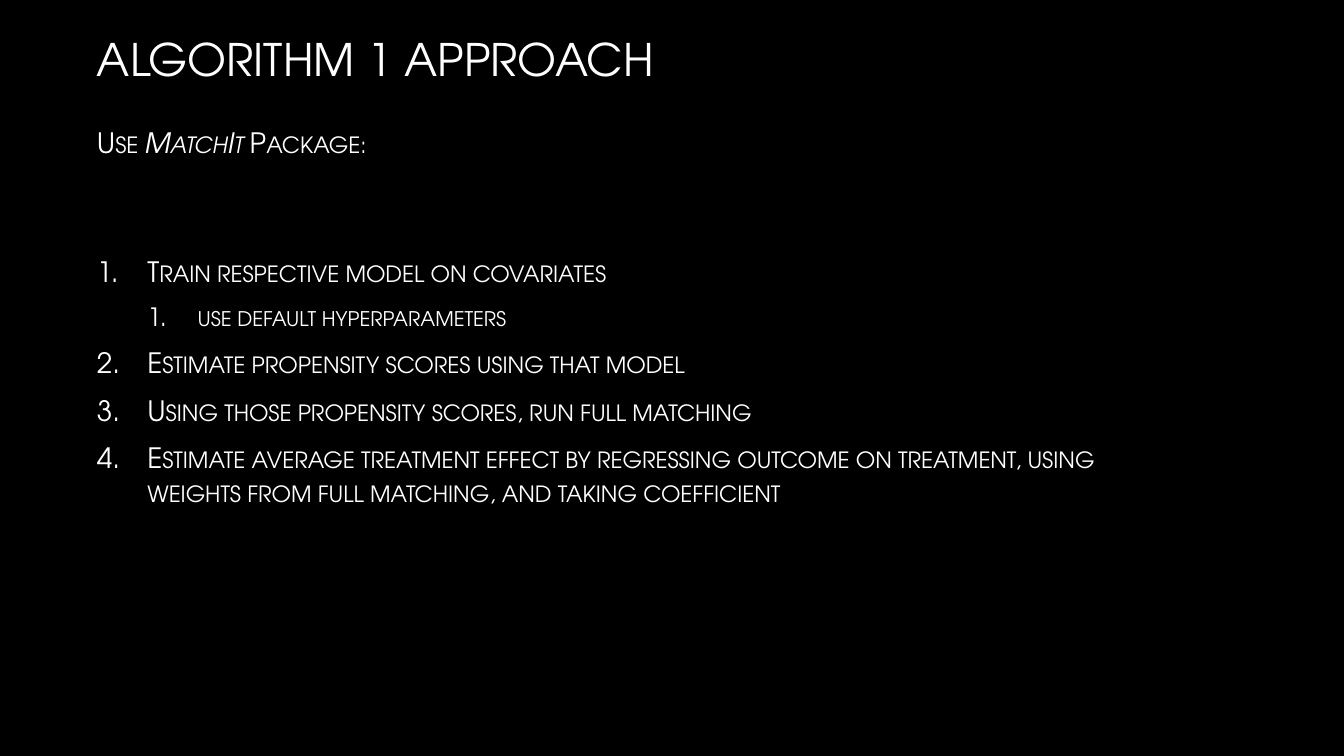
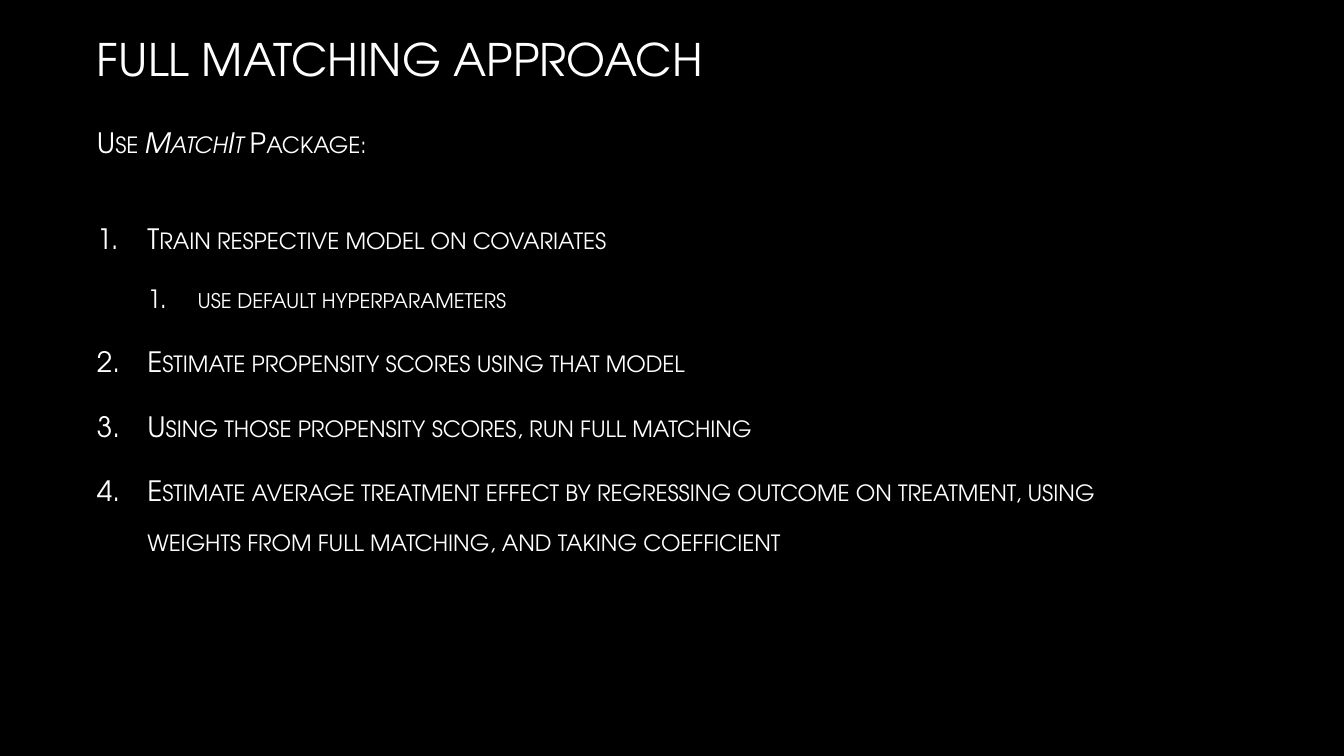
Before and after one commit to TZstatsADS/Spring2021-Project4-group5, a slide deck: slide 8 of doc/ADS Project 4 Presentation.pptx. Drawn at 1344x756 pixels with LibreOffice and Linux fonts; fonts in the diff are those of the drawing; background and template pictures are left out. Boxes give left, top, right and bottom in pixels: in the first picture for what was removed or moved away, otherwise in the second. Text is boxed around its words. In the diff, an @@ line names an element or a change of style, - is before the commit and + after.

```diff
--- a/doc/ADS Project 4 Presentation.pptx
+++ b/doc/ADS Project 4 Presentation.pptx
@@ title at [97,42,702,77]: text changed @@
-ALGORITHM 1 APPROACH
+FULL MATCHING APPROACH
@@ text "Train respective model on covariates" at [147,232,1095,553]: line spacing 1 to 1.5 @@
```
Also in this commit, not shown: 4 other slides changed.
